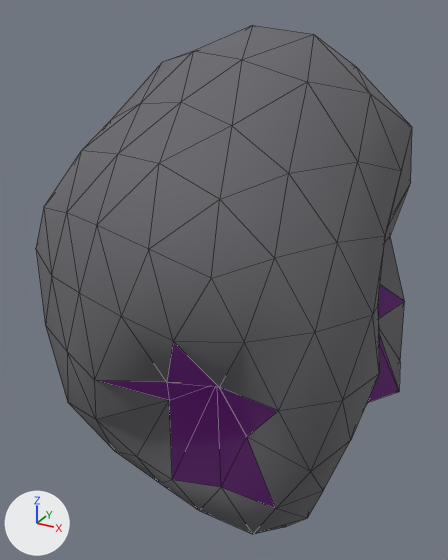
Before and after pictures for a commit that changed the glTF model assets/asteroids/asteroid_sml_24.glb.
The view is the same before and after, from a camera (50 mm lens) standing at (1.07, -2.17, 1.21) and looking at (-0.13, 0.02, 0.11). Arrows for +X, +Y and +Z are at lower left; the lights stay in place. The older version comes first. Mesh edges are drawn as thin lines.

Objects in the first picture: 'asteroid_sml_24'.
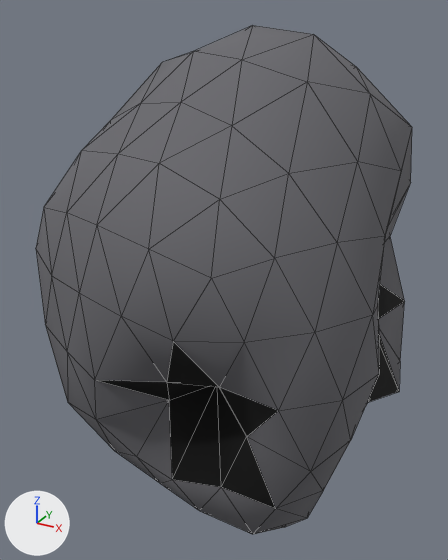
Pixel boxes [x1, y1, x2, y2] of what changed, in the pictures (448 x 560 px):
'asteroid_sml_24', recoloured, surface changed (darker): [94, 282, 405, 512] in both

Patch to the scene script:
```diff
--- a/assets/asteroids/asteroid_sml_24.glb.py
+++ b/assets/asteroids/asteroid_sml_24.glb.py
@@ mat_crater_asteroid_sml_24 @@
 mat_crater_asteroid_sml_24.roughness = 1.0
-mat_crater_asteroid_sml_24.emission_color = (0.042, 0.0, 0.063)  # dark purple #3a0047
-mat_crater_asteroid_sml_24.emission_strength = 1.0
```
